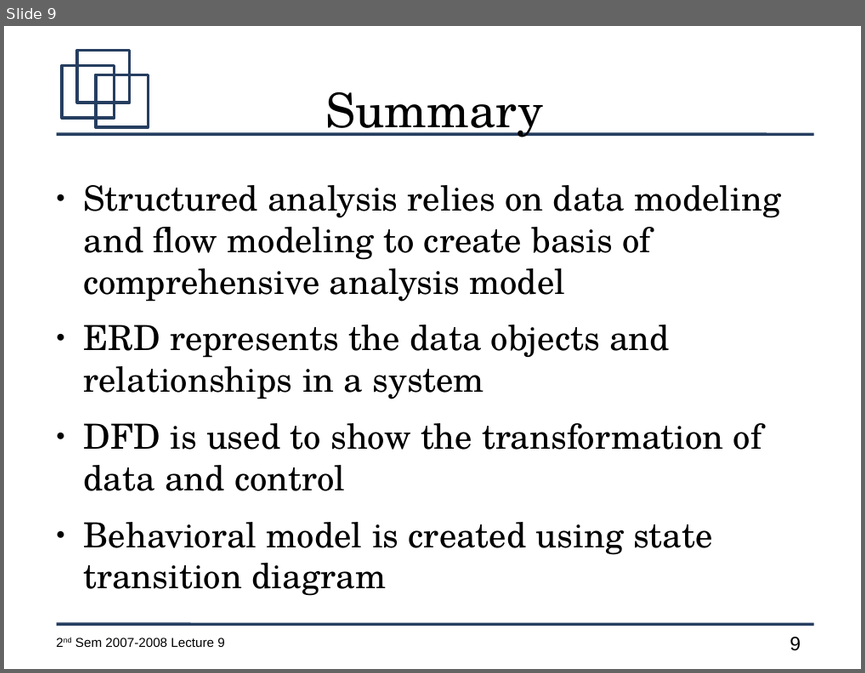
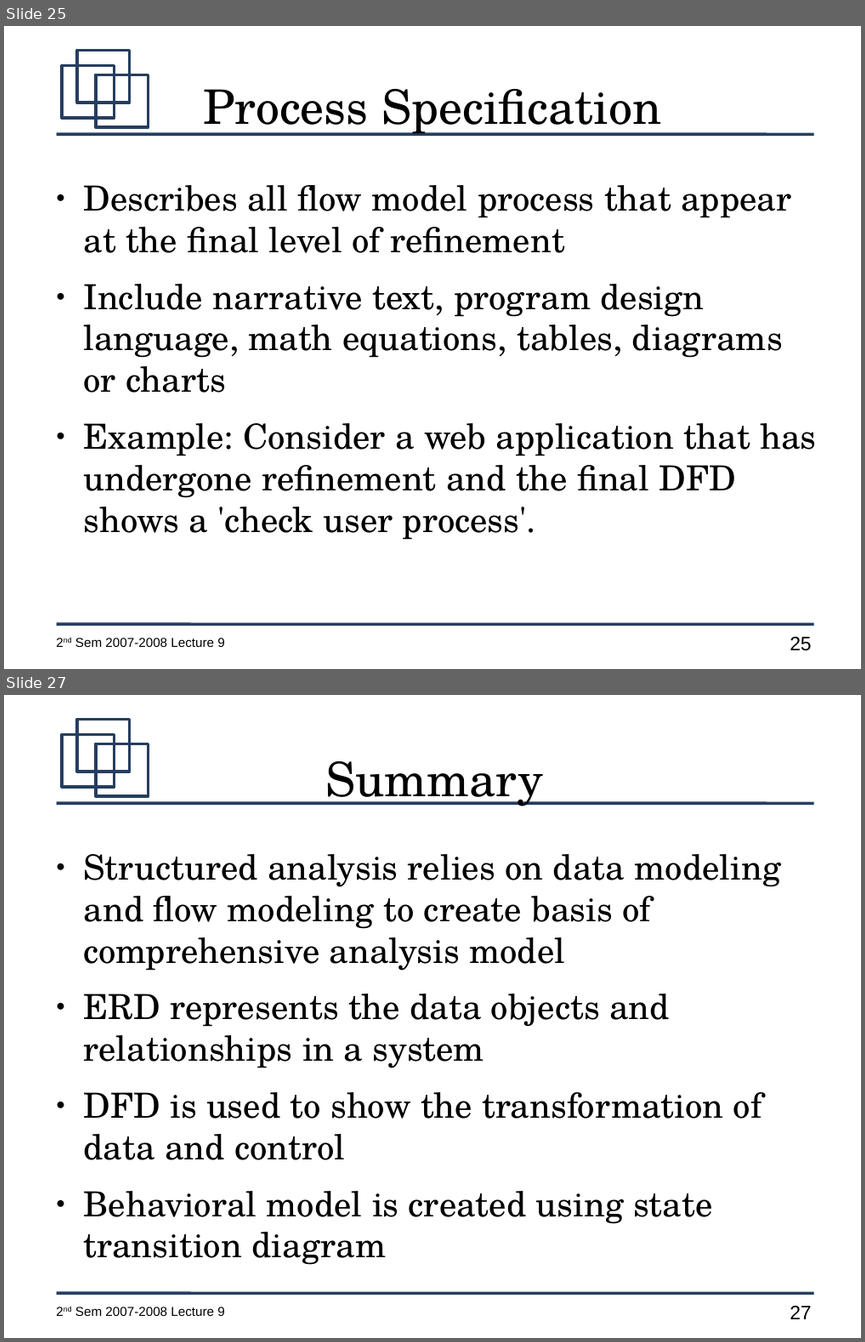
Before and after one commit to jachermocilla/jach-homepage, a slide deck: CMSC128-2nd-Sem-2007-L10.odp. Shown one above the other, each under a label of ours: slide 9 before the commit, slides 25 and 27 after it; the slides between them are not shown. The pictures are 865x673 and 865x1342 pixels, drawn with LibreOffice and Linux fonts; fonts in the diff are those of the drawing. Boxes give left, top, right and bottom in pixels: in the first picture for what was removed or moved away, otherwise in the second. Text is boxed around its words. In the diff, an @@ line names an element or a change of style, - is before the commit and + after.

```diff
--- a/CMSC128-2nd-Sem-2007-L10.odp
+++ b/CMSC128-2nd-Sem-2007-L10.odp
@@ slide 25 added at (4,26,861,669), background #FFFFFF; not listed: 7 template elements that a slide beside it also shows @@
@@ title added at (203,89,661,136), 44 pt, text #000000 @@
+Process Specification
@@ text added at (84,185,817,539), 32 pt, text #000000 @@
+● Describes all flow model process that appear at the final level of refinement
+● Include narrative text, program design language, math equations, tables, diagrams or charts
+● Example: Consider a web application that has undergone refinement and the final DFD shows a 'check user process'.
@@ what was slide 9 is now slide 27 @@
@@ page number at (789,1305,811,1319): text changed @@
-9
+27
```
Also in this commit, not shown: 1 slide changed, 17 other slides added.
